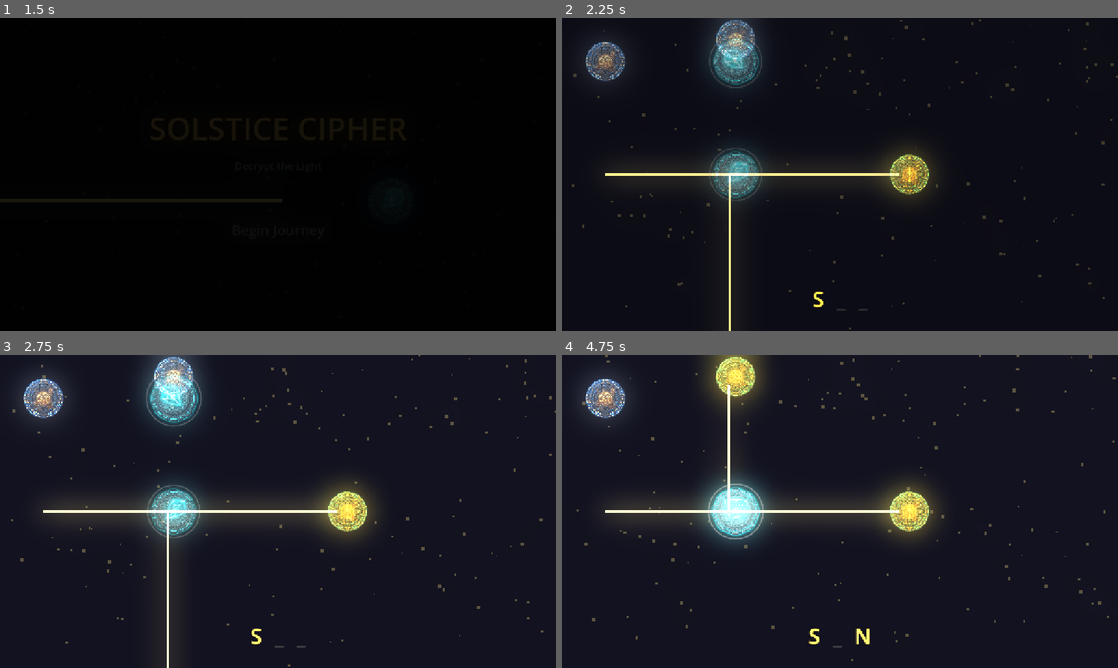
Above: before the commit, frames 1-4 (two rows, left to right).
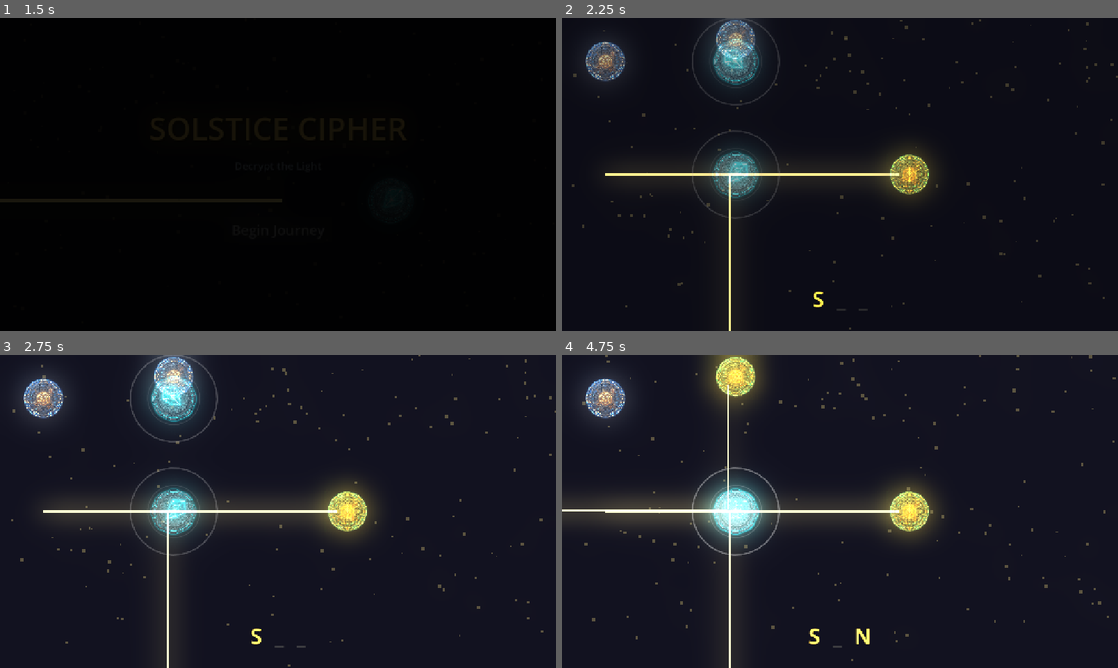
Above: after the commit, the same moments.

Repository: fanioz/solstice-cipher
Game: Godot game, scene res://src/ui/title_screen.tscn
The game is run twice, just before and just after one commit, with the same random seed, the same clock (stepped at 60 frames per second) and the same inputs.
Inputs (mouse positions are in pixels of both pictures, inside the frame that each line leads up to):
- Up to frame 1 (1.5 s): click "Begin Journey" at 0.5 s; click "Begin Journey" at 1.25 s
- Up to frame 2 (2.25 s): drag from (734, 174) to (734, 61) at 2.02 s
- Up to frame 3 (2.75 s): no input
- Up to frame 4 (4.75 s): drag from (734, 398) to (734, 511) at 2.77 s; move the mouse to (895, 442) at 3.52 s; click (895, 442) at 3.67 s; drag from (812, 574) to (734, 511) at 4.27 s

Frame 1 is identical in both runs. In frame 2, 0.4% of the frame differs, in the area x 23-40%, y 0-65%; in frame 3, 1.2%; in frame 4, 1.9%, in the area x 0-40%, y 9-100%.

Commit message:
design: implement mobile-first touch interactions
- Increased interact area collision radius from 60 to 100 for fat-finger support.
- Redrew inner debug ring to 60px to clearly separate move vs rotate zones.
- Replaced mouse-hover scaling with tactile pop-on-touch (1.15x scale) for mobile compatibility.

Diff:
--- a/src/gameplay/mirror.gd
+++ b/src/gameplay/mirror.gd
@@ -11,53 +11,51 @@
 
 func _ready() -> void:
     interact_area.input_event.connect(_on_interact_area_input_event)
-    interact_area.mouse_entered.connect(_on_mouse_entered)
-    interact_area.mouse_exited.connect(_on_mouse_exited)
-
-func _on_mouse_entered() -> void:
-    Input.set_default_cursor_shape(Input.CURSOR_POINTING_HAND)
-    var tween = create_tween()
-    tween.tween_property(self, "scale", Vector2(1.05, 1.05), 0.1)
-
-func _on_mouse_exited() -> void:
-    if not is_moving and not is_rotating:
-        Input.set_default_cursor_shape(Input.CURSOR_ARROW)
-        var tween = create_tween()
-        tween.tween_property(self, "scale", Vector2(1.0, 1.0), 0.1)
 
 func _draw() -> void:
-    draw_arc(Vector2.ZERO, 60.0, 0, TAU, 32, Color(1.0, 1.0, 1.0, 0.2), 2.0, true)
+    # Mobile friendly: Draw a larger 100px rotation ring
+    draw_arc(Vector2.ZERO, 100.0, 0, TAU, 32, Color(1.0, 1.0, 1.0, 0.2), 2.0, true)
+    # Draw an inner ring at 60px to show the "move" zone
+    draw_arc(Vector2.ZERO, 60.0, 0, TAU, 32, Color(1.0, 1.0, 1.0, 0.1), 1.0, true)
 
 func _on_interact_area_input_event(viewport: Node, event: InputEvent, shape_idx: int) -> void:
+    # Handle Touch & Click equally
     if event is InputEventMouseButton and event.button_index == MOUSE_BUTTON_LEFT:
         if event.pressed:
             var local_mouse = get_local_mouse_position()
             var dist = local_mouse.length()
 
-            if dist < 30.0:
+            # Mobile friendly: Enlarge inner move radius to 60px
+            if dist < 60.0:
                 is_moving = true
                 move_offset = global_position - get_global_mouse_position()
             else:
                 is_rotating = true
                 initial_angle = get_global_mouse_position().angle_to_point(global_position) - rotation
 
+            # Pop up when touched for tactile feedback
+            var tween = create_tween()
+            tween.tween_property(self, "scale", Vector2(1.15, 1.15), 0.1)
+
             get_viewport().set_input_as_handled()
 
 func _input(event: InputEvent) -> void:
     if event is InputEventMouseButton and event.button_index == MOUSE_BUTTON_LEFT and not event.pressed:
+        var was_interacting = is_moving or is_rotating
+
         if is_moving:
             is_moving = false
             global_position = global_position.snapped(Vector2(10, 10))
-            Input.set_default_cursor_shape(Input.CURSOR_ARROW)
-            scale = Vector2(1.0, 1.0)
-            state_changed.emit()
 
         if is_rotating:
             is_rotating = false
             var snapped_rotation = round(rotation / (PI / 12.0)) * (PI / 12.0) # Snap to 15 degrees
             rotation = snapped_rotation
-            Input.set_default_cursor_shape(Input.CURSOR_ARROW)
-            scale = Vector2(1.0, 1.0)
+
+        if was_interacting:
+            # Shrink back down when released
+            var tween = create_tween()
+            tween.tween_property(self, "scale", Vector2(1.0, 1.0), 0.1)
             state_changed.emit()
 
     if event is InputEventMouseMotion:
--- a/src/gameplay/mirror.tscn
+++ b/src/gameplay/mirror.tscn
@@ -7,7 +7,7 @@
 size = Vector2(80, 20)
 
 [sub_resource type="CircleShape2D" id="CircleShape2D_interact"]
-radius = 65.0
+radius = 100.0
 
 [sub_resource type="CanvasItemMaterial" id="CanvasItemMaterial_add"]
 blend_mode = 1
--- a/src/gameplay/splitter.gd
+++ b/src/gameplay/splitter.gd
@@ -11,22 +11,12 @@
 
 func _ready() -> void:
 	interact_area.input_event.connect(_on_interact_area_input_event)
-	interact_area.mouse_entered.connect(_on_mouse_entered)
-	interact_area.mouse_exited.connect(_on_mouse_exited)
-
-func _on_mouse_entered() -> void:
-	Input.set_default_cursor_shape(Input.CURSOR_POINTING_HAND)
-	var tween = create_tween()
-	tween.tween_property(self, "scale", Vector2(1.05, 1.05), 0.1)
-
-func _on_mouse_exited() -> void:
-	if not is_moving and not is_rotating:
-		Input.set_default_cursor_shape(Input.CURSOR_ARROW)
-		var tween = create_tween()
-		tween.tween_property(self, "scale", Vector2(1.0, 1.0), 0.1)
 
 func _draw() -> void:
-	draw_arc(Vector2.ZERO, 60.0, 0, TAU, 32, Color(1.0, 1.0, 1.0, 0.2), 2.0, true)
+	# Mobile friendly: Draw a larger 100px rotation ring
+	draw_arc(Vector2.ZERO, 100.0, 0, TAU, 32, Color(1.0, 1.0, 1.0, 0.2), 2.0, true)
+	# Draw an inner ring at 60px to show the "move" zone
+	draw_arc(Vector2.ZERO, 60.0, 0, TAU, 32, Color(1.0, 1.0, 1.0, 0.1), 1.0, true)
 
 func _on_interact_area_input_event(viewport: Node, event: InputEvent, shape_idx: int) -> void:
 	if event is InputEventMouseButton and event.button_index == MOUSE_BUTTON_LEFT:
@@ -34,30 +24,36 @@
 			var local_mouse = get_local_mouse_position()
 			var dist = local_mouse.length()
 
-			if dist < 30.0:
+			# Mobile friendly: Enlarge inner move radius to 60px
+			if dist < 60.0:
 				is_moving = true
 				move_offset = global_position - get_global_mouse_position()
 			else:
 				is_rotating = true
 				initial_angle = get_global_mouse_position().angle_to_point(global_position) - rotation
 
+			# Pop up when touched for tactile feedback
+			var tween = create_tween()
+			tween.tween_property(self, "scale", Vector2(1.15, 1.15), 0.1)
+
 			get_viewport().set_input_as_handled()
 
 func _input(event: InputEvent) -> void:
 	if event is InputEventMouseButton and event.button_index == MOUSE_BUTTON_LEFT and not event.pressed:
+		var was_interacting = is_moving or is_rotating
+
 		if is_moving:
 			is_moving = false
 			global_position = global_position.snapped(Vector2(10, 10))
-			Input.set_default_cursor_shape(Input.CURSOR_ARROW)
-			scale = Vector2(1.0, 1.0)
-			state_changed.emit()
 
 		if is_rotating:
 			is_rotating = false
 			var snapped_rotation = round(rotation / (PI / 12.0)) * (PI / 12.0) # Snap to 15 degrees
 			rotation = snapped_rotation
-			Input.set_default_cursor_shape(Input.CURSOR_ARROW)
-			scale = Vector2(1.0, 1.0)
+
+		if was_interacting:
+			var tween = create_tween()
+			tween.tween_property(self, "scale", Vector2(1.0, 1.0), 0.1)
 			state_changed.emit()
 
 	if event is InputEventMouseMotion:
--- a/src/gameplay/splitter.tscn
+++ b/src/gameplay/splitter.tscn
@@ -7,7 +7,7 @@
 size = Vector2(80, 20)
 
 [sub_resource type="CircleShape2D" id="CircleShape2D_interact"]
-radius = 65.0
+radius = 100.0
 
 [sub_resource type="CanvasItemMaterial" id="CanvasItemMaterial_add"]
 blend_mode = 1
